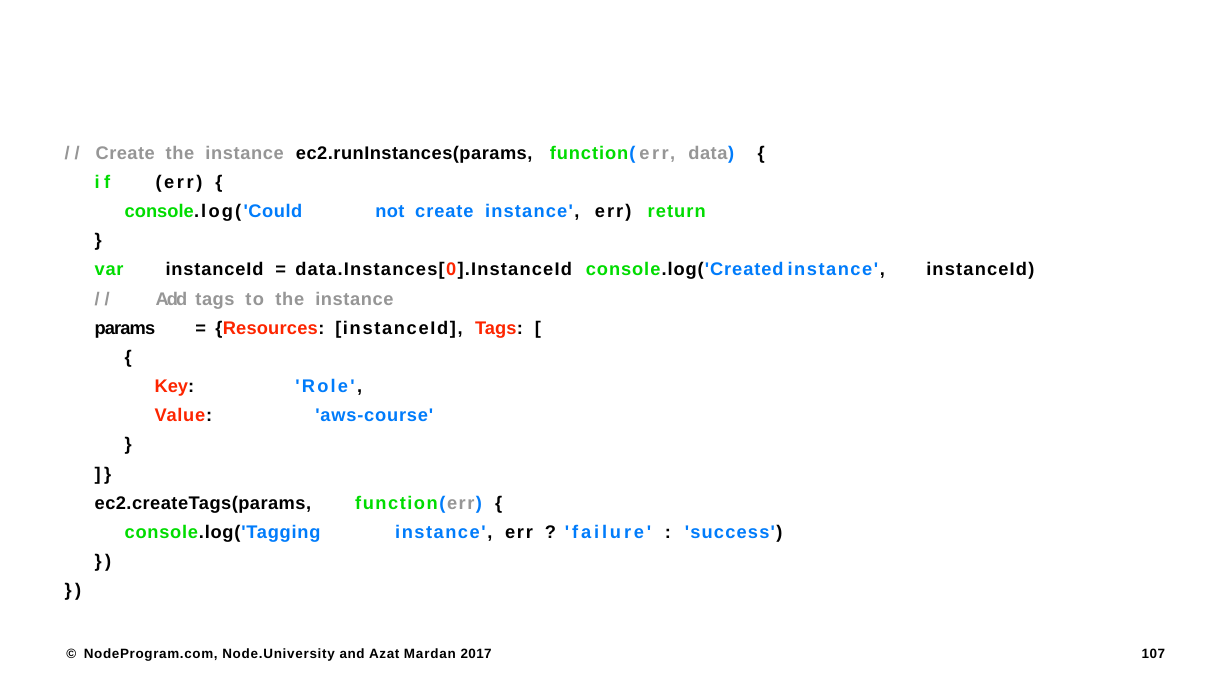
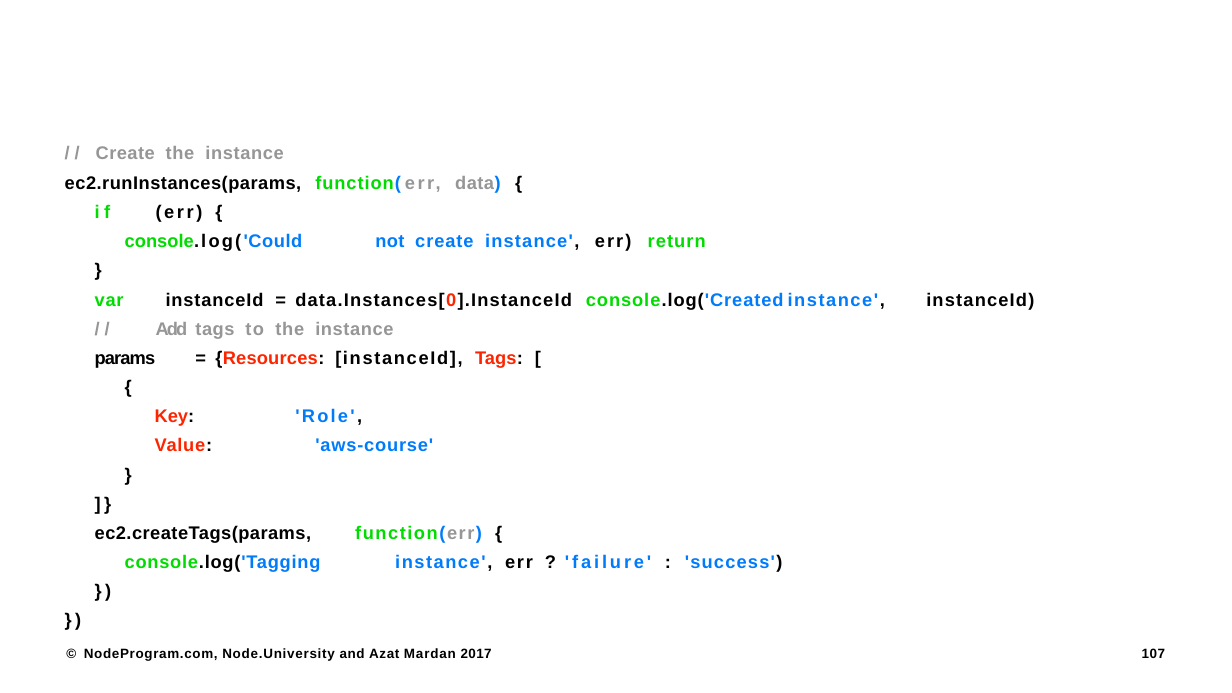
Before and after one commit to daihuaye/aws-intermediate, a slide deck: slide 107 of pptx/modules.pptx. Drawn at 1232x693 pixels with LibreOffice and Linux fonts; fonts in the diff are those of the drawing; background and template pictures are left out. Boxes give left, top, right and bottom in pixels: in the first picture for what was removed or moved away, otherwise in the second. Text is boxed around its words. In the diff, an @@ line names an element or a change of style, - is before the commit and + after.

```diff
--- a/pptx/modules.pptx
+++ b/pptx/modules.pptx
@@ text at <box>65,146,501,193</box>: text changed @@
-// Create the instance ec2.runInstances(params, function(err, data) {
+// Create the instance
+ec2.runInstances(params, function(err, data) {
```
Also in this commit, not shown: 1 other slide changed.
